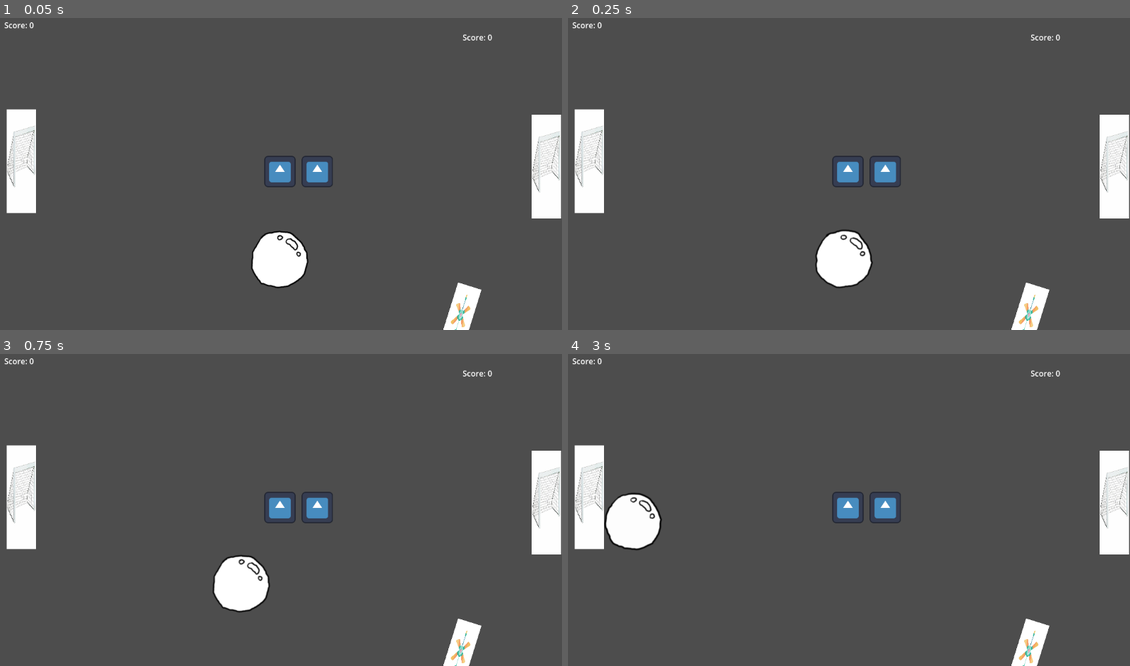
Above: before the commit, frames 1-4 (two rows, left to right).
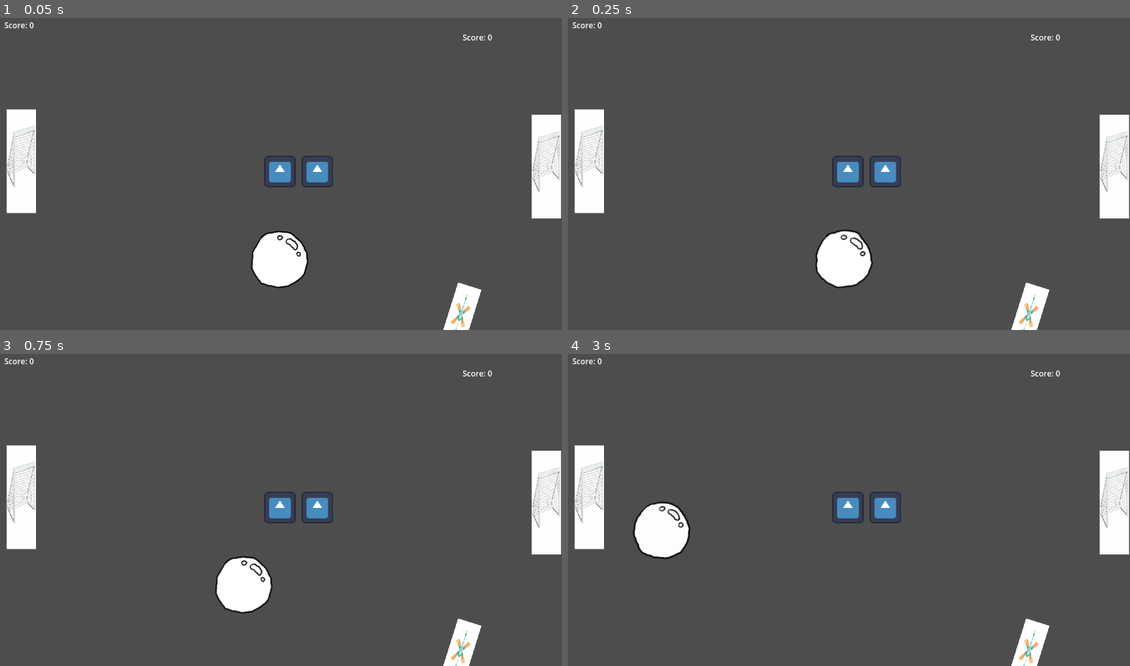
Above: after the commit, the same moments.

Repository: Calandir/ggj-2025
Game: Godot game, scene res://Scenes/example_scene.tscn
The game is run twice, just before and just after one commit, with the same random seed, the same clock (stepped at 60 frames per second) and the same inputs. The engine's default icon, where the game draws it, is replaced by a stand-in: a white triangle on a blue panel in a dark square.
Inputs:
- Up to frame 1 (0.05 s): no input
- Up to frame 2 (0.25 s): no input
- Up to frame 3 (0.75 s): no input
- Up to frame 4 (3 s): no input

Frame 1 is identical in both runs. In frame 2, less than 0.1% of the frame differs, in the area x 44-55%, y 68-86%; in frame 3, 0.5%; in frame 4, 2.0%, in the area x 6-22%, y 44-66%.

Commit message:
Use smoothstep for fan force falloff

Diff:
--- a/Scripts/fan.gd
+++ b/Scripts/fan.gd
@@ -14,7 +14,7 @@
 var noise: FastNoiseLite
 
 # Fan will only push bubble that are in range given by this value.
-var fan_max_range: float = 650.0
+var fan_max_range: float = 670.0
 
 # Keep track of bubbles in current fan area.
 var _bubbles_in_fan  = []
@@ -39,25 +39,26 @@
 	if body is RigidBody2D:
 		_bubbles_in_fan.append(body)
 
+
 func _on_Area2D_body_exited(body) -> void:
 	if body is RigidBody2D:
 		_bubbles_in_fan.erase(body)
 
 
 func _push_bubble(bubble: RigidBody2D, delta: float) -> void:
-	# Strength of fan is based on how close bubble is to the fan.
+	# Strength of fan is calculated based on how close bubble is to the fan.
 	var fan_bubble_vec2 = self.global_position - bubble.global_position
 	var distance_from_fan = sqrt(fan_bubble_vec2.x ** 2 + fan_bubble_vec2.y ** 2)
-	var fan_strength = max((fan_max_range - distance_from_fan) / fan_max_range * wind_force, 0.0)
+	var falloff = smoothstep(fan_max_range, 0.0, distance_from_fan)
+	var fan_strength = wind_force * falloff
 
 	# Get the fan force vector based on the rotation of the fan.
-	var fan_rotation_angle = self.global_rotation  # radians
+	var turbulence_rot = noise.get_noise_1d(distance_from_fan) * fan_turbulence_mult
+	# Apply some random noise to the direction to simulate air currents.
+	var fan_rotation_angle = self.global_rotation + turbulence_rot
 	var fan_force_vec2 = Vector2(cos(fan_rotation_angle), sin(fan_rotation_angle))
 
-	# Apply some random variance in the direction to simulate air currents.
-	var random_rot = noise.get_noise_1d(distance_from_fan) * fan_turbulence_mult
-
 	# Apply the final fan force vector to the bubble.
-	var fan_force_actual = (fan_force_vec2 * fan_strength * delta).rotated(random_rot)
+	var fan_force_actual = (fan_force_vec2 * fan_strength * delta)
 
 	bubble.apply_impulse(fan_force_actual)
